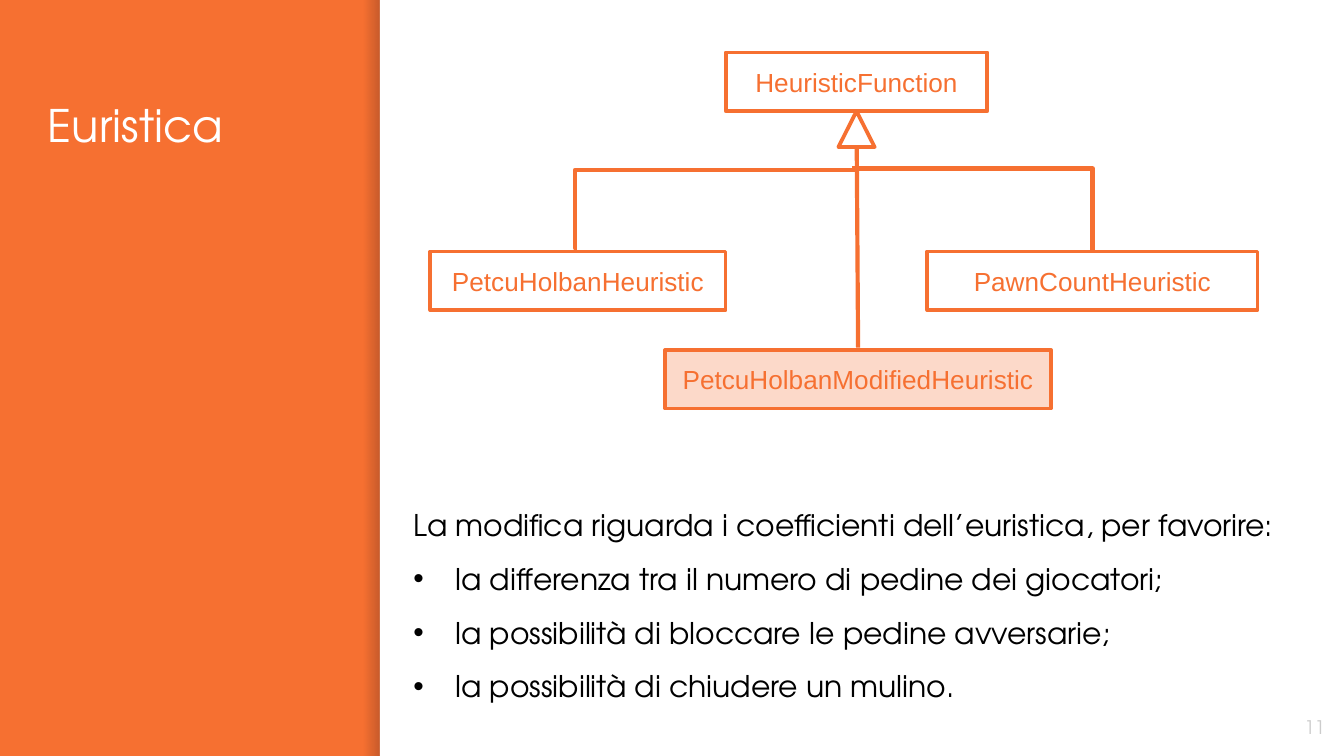
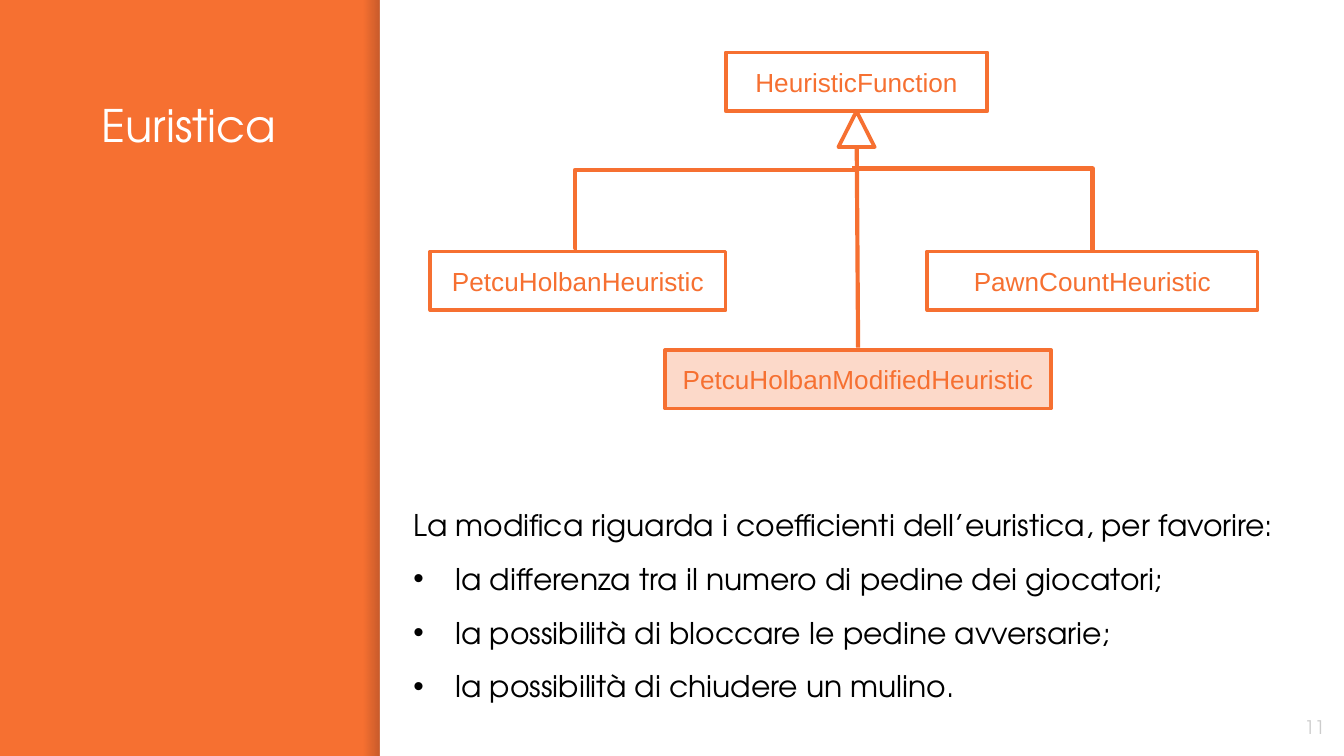
Before and after one commit to graitanto21/MillGates, a slide deck: slide 11 of Presentation/MillGates.pptx. Drawn at 1344x756 pixels with LibreOffice and Linux fonts; fonts in the diff are those of the drawing. Boxes give left, top, right and bottom in pixels: in the first picture for what was removed or moved away, otherwise in the second. Text is boxed around its words. In the diff, an @@ line names an element or a change of style, - is before the commit and + after.

```diff
--- a/Presentation/MillGates.pptx
+++ b/Presentation/MillGates.pptx
@@ title "Euristica" moved from (x1=48, y1=109, x2=223, y2=143) to (x1=101, y1=109, x2=276, y2=143) @@
@@ title "Euristica" at (x1=101, y1=109, x2=276, y2=143): alignment left to centre @@
```
Also in this commit, not shown: 9 other slides changed, 1 slide added.
